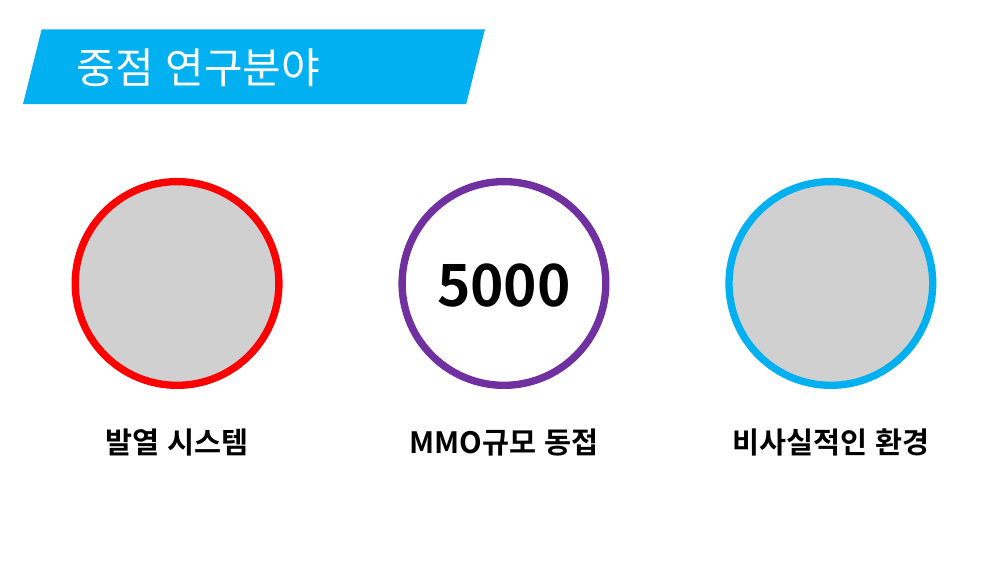
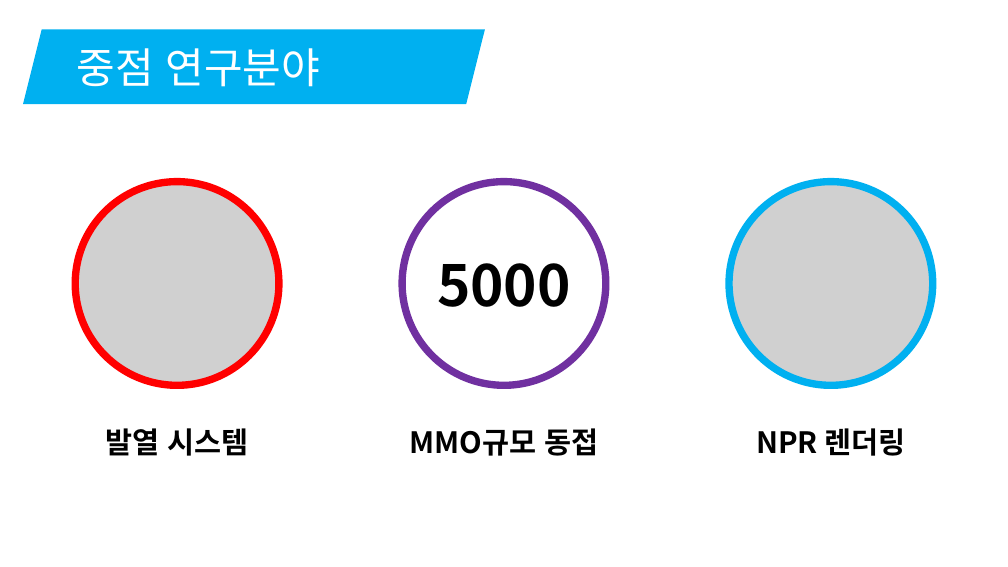
Before and after one commit to korleinster/gamebusdriver, a slide deck: slide 6 of documents/노루막이_김형준_신창섭_홍승필_허지훈.pptx. Drawn at 1008x567 pixels with LibreOffice and Linux fonts; fonts in the diff are those of the drawing; grey boxes stand for pictures; background and template pictures are left out. Boxes give left, top, right and bottom in pixels: in the first picture for what was removed or moved away, otherwise in the second. Text is boxed around its words. In the diff, an @@ line names an element or a change of style, - is before the commit and + after.

```diff
--- a/documents/노루막이_김형준_신창섭_홍승필_허지훈.pptx
+++ b/documents/노루막이_김형준_신창섭_홍승필_허지훈.pptx
@@ text at (x1=756, y1=428, x2=906, y2=456): text changed @@
-비사실적인 환경
+NPR 렌더링
```
Also in this commit, not shown: 6 other slides changed.
